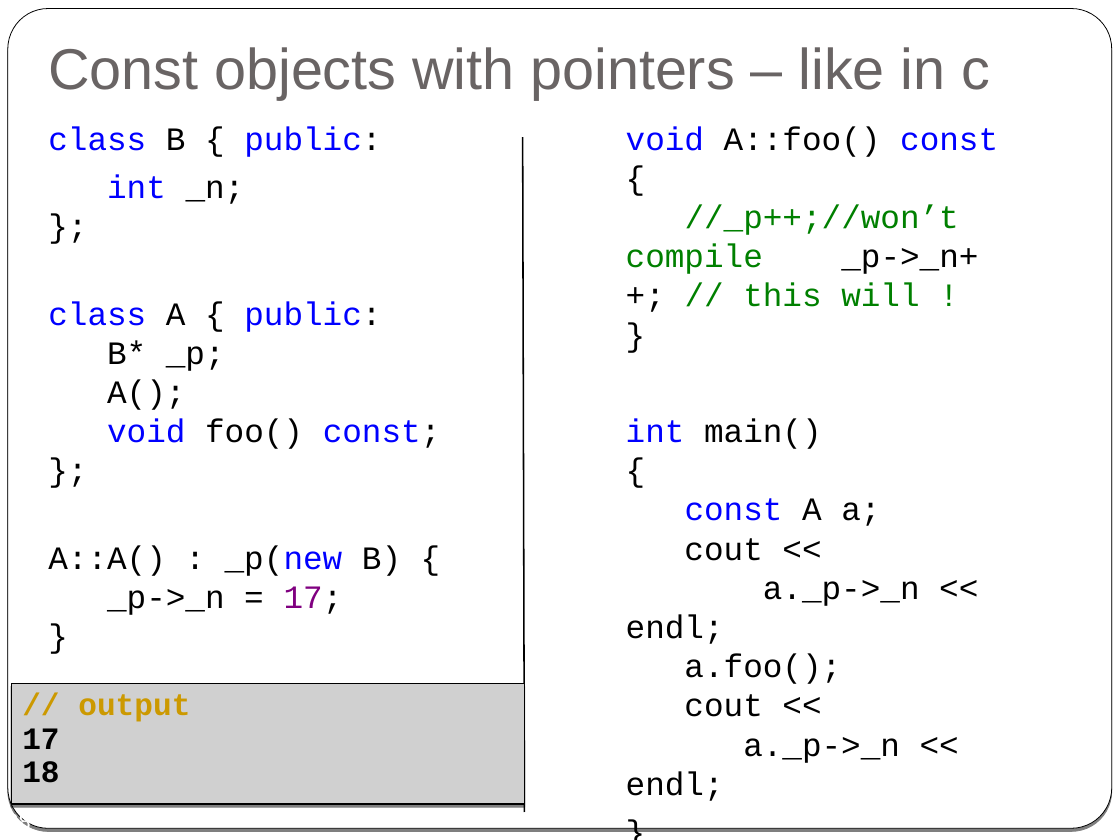
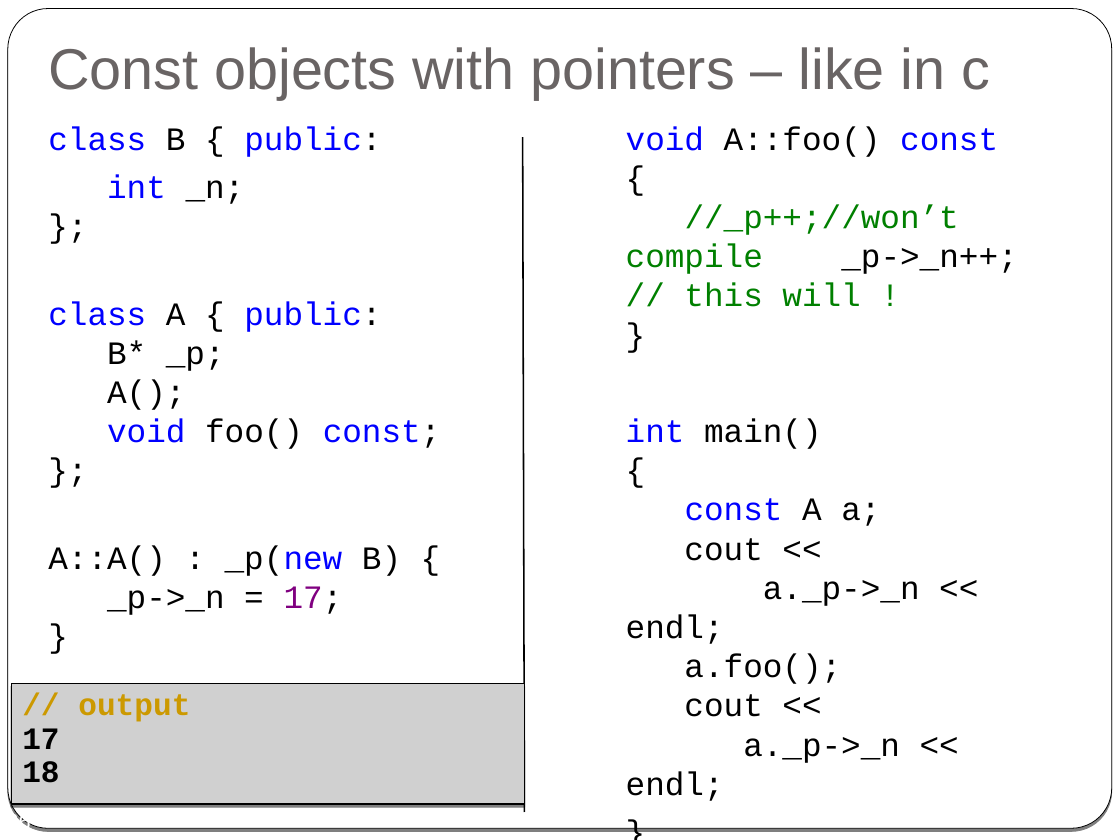
Before and after one commit to cpp-at-ariel/cpp-5778, a slide deck: slide 26 of week03-reference-const/slides-reference.odp (slide 28 before the commit). Drawn at 1120x840 pixels with LibreOffice and Linux fonts; fonts in the diff are those of the drawing; grey boxes stand for pictures. Boxes give left, top, right and bottom in pixels: in the first picture for what was removed or moved away, otherwise in the second. Text is boxed around its words. In the diff, an @@ line names an element or a change of style, - is before the commit and + after.

```diff
--- a/week03-reference-const/slides-reference.odp
+++ b/week03-reference-const/slides-reference.odp
@@ text "void A::foo() const { //_p++;//won’t ..." rewrapped from (x1=626, y1=126, x2=998, y2=801) to (x1=626, y1=126, x2=1017, y2=801) @@
@@ page number at (x1=6, y1=812, x2=30, y2=827): text changed @@
-28
+26
```
Also in this commit, not shown: 9 other slides changed, 2 slides added, 4 slides removed, 25 other files.
